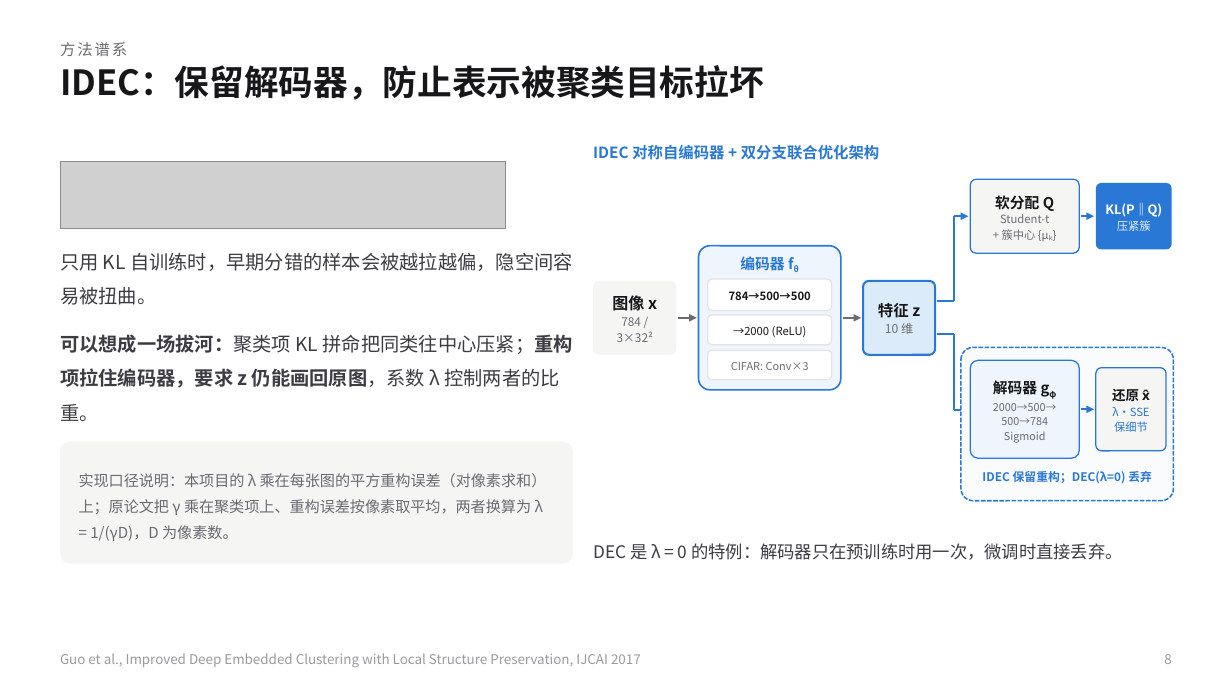
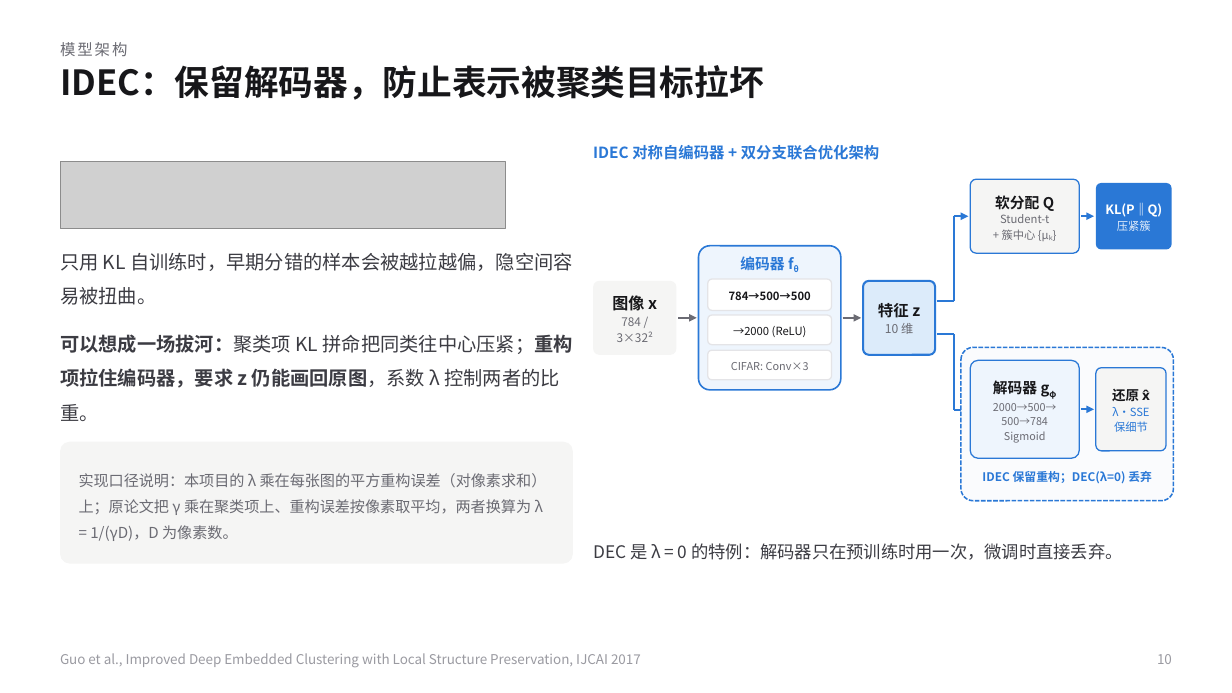
Before and after one commit to KQYaili/DeepClustering-Survey, a slide deck: slide 10 of presentation/deep-clustering-evolution-selection-guide.pptx (slide 8 before the commit). Drawn at 1232x693 pixels with LibreOffice and Linux fonts; fonts in the diff are those of the drawing; grey boxes stand for pictures. Boxes give left, top, right and bottom in pixels: in the first picture for what was removed or moved away, otherwise in the second. Text is boxed around its words. In the diff, an @@ line names an element or a change of style, - is before the commit and + after.

```diff
--- a/presentation/deep-clustering-evolution-selection-guide.pptx
+++ b/presentation/deep-clustering-evolution-selection-guide.pptx
@@ text at (x1=60, y1=42, x2=127, y2=56): text changed @@
-方法谱系
+模型架构
@@ text at (x1=1157, y1=654, x2=1172, y2=664): text changed @@
-8
+10
```
Also in this commit, not shown: 26 other slides changed, 2 slides added, 8 other files.
